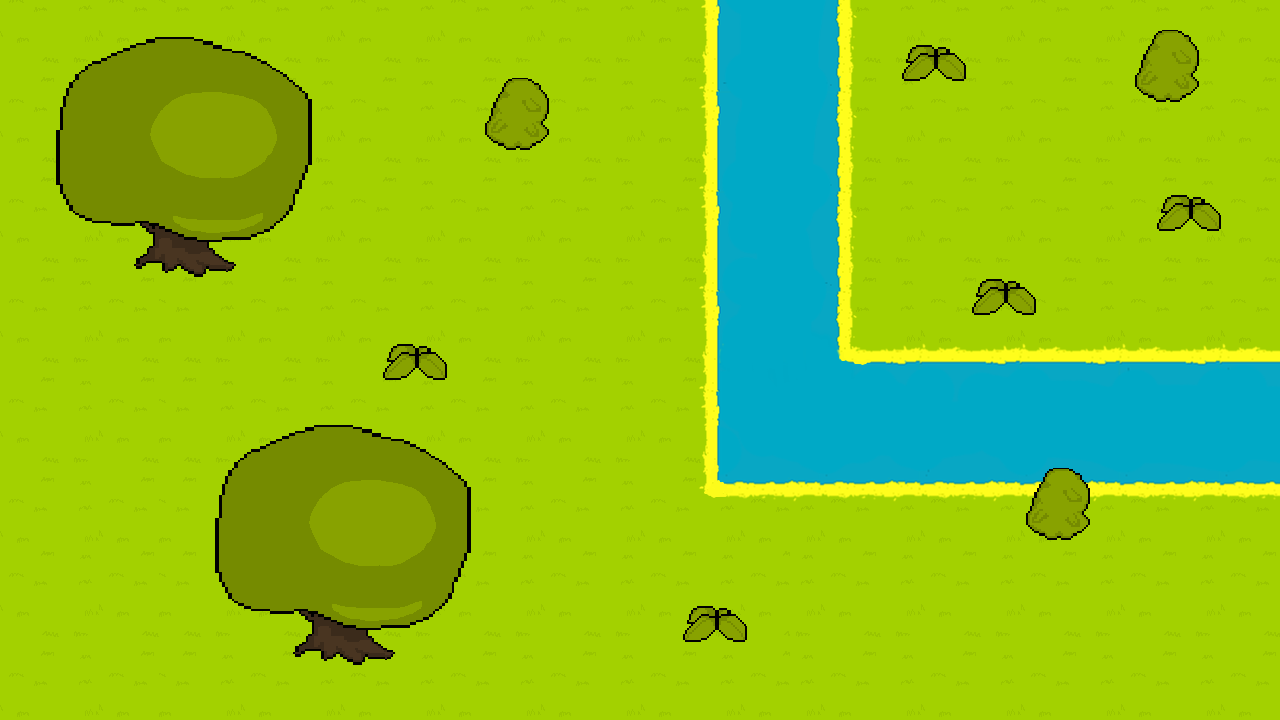
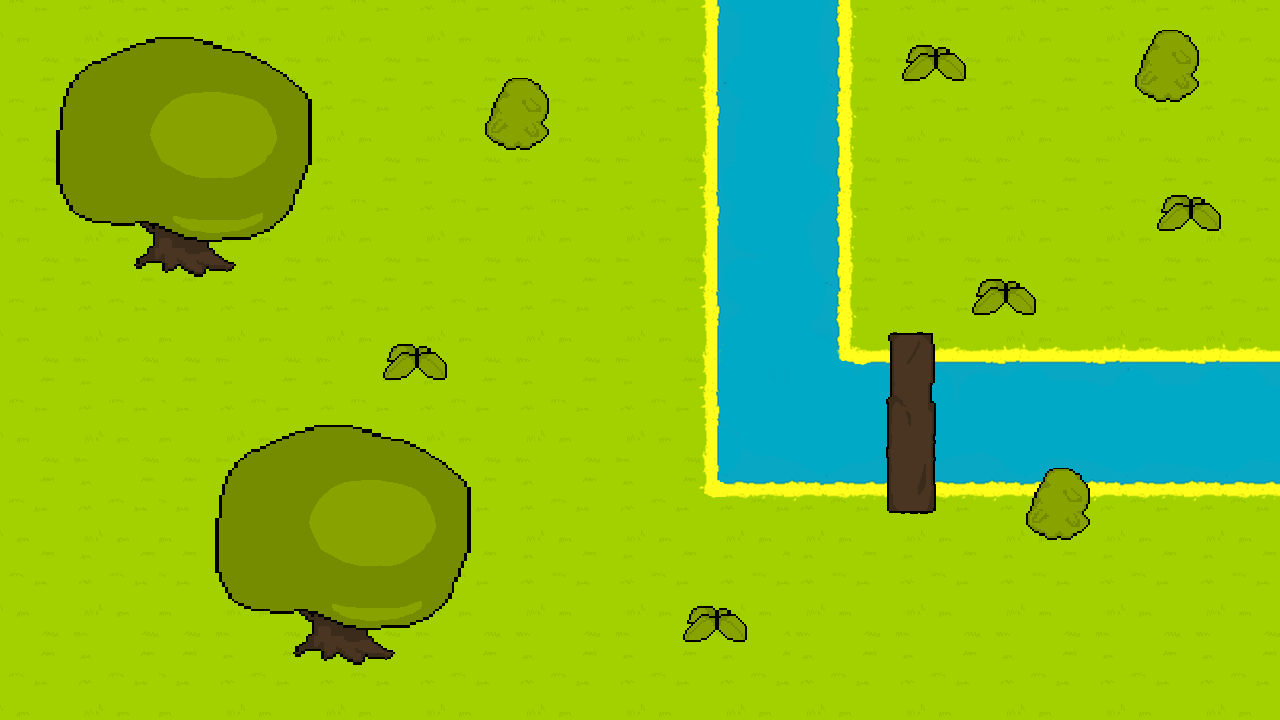
Layer changes from the first (1280, 720) image to the second:
added layer "tronco" above "arvores" over box(886, 332, 936, 514)
